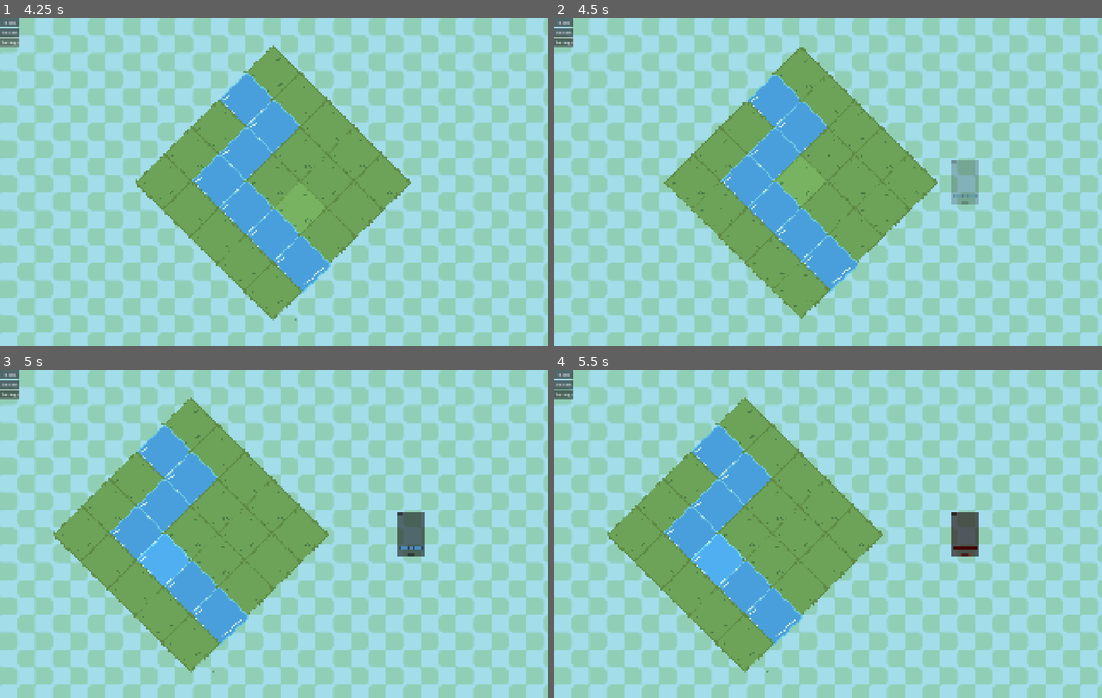
Above: before the commit, frames 1-4 (two rows, left to right).
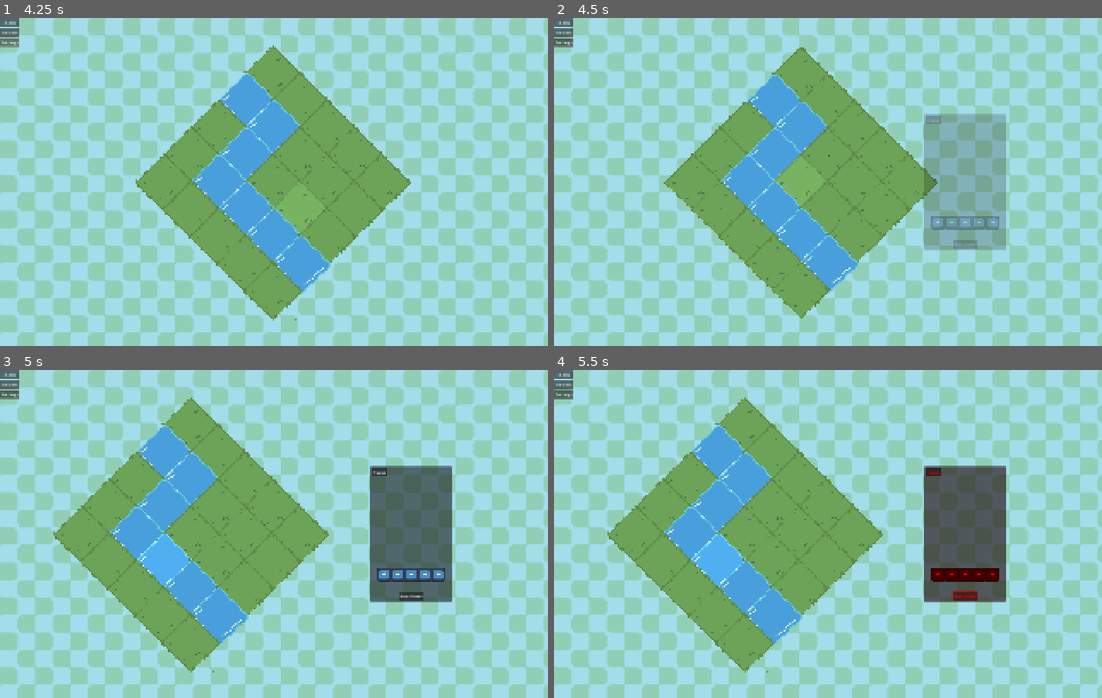
Above: after the commit, the same moments.

Repository: team-fow/riviver
Game: Godot game, scene res://Scenes/level/level.tscn
Same seed, same stepped clock (60 frames per second), same inputs: the game is played once before the commit and once after it. The project has no main scene, so this scene is started directly. The engine's default icon, where the game draws it, is replaced by a stand-in: a white triangle on a blue panel in a dark square.
Inputs (mouse positions are in pixels of both pictures, inside the frame that each line leads up to):
- Up to frame 1 (4.25 s): click "Restart" at 0.5 s; click "Restart" at 1.25 s; click "Restart" at 2 s; click "Back" at 2.75 s; click "Settings" at 3.5 s
- Up to frame 2 (4.5 s): drag from (855, 155) to (745, 208) at 4.27 s
- Up to frame 3 (5 s): no input
- Up to frame 4 (5.5 s): click "Run Water" at 5 s

Frame 1 is identical in both runs. In frame 2, 5.6% of the frame differs, in the area x 67-83%, y 29-71%; in frame 3, 5.6%; in frame 4, 5.6%.

Commit message:
Water Minigame Size Fixed + Draggable Swing

Diff:
--- a/Scenes/Draggable/draggable.gd
+++ b/Scenes/Draggable/draggable.gd
@@ -6,7 +6,7 @@
 
 var held: bool = false
 var hovered: bool = false
-const HOVERED_SCALE := Vector2(1.25, 1.25)
+var curr_tween: Tween
 
 
 # Handles clicking and dragging
@@ -14,7 +14,14 @@
 	if held:
 		if event is InputEventMouseMotion:
 			global_position = get_global_mouse_position()
+			var mouse_velocity_x: float = event.screen_velocity.x
+			if curr_tween: curr_tween.kill()
+			curr_tween = get_tree().create_tween()
+			curr_tween.tween_property(self, "rotation_degrees", mouse_velocity_x*9.0/100.0, 0.1)
 		elif event.is_action_released("click"):
+			if curr_tween: curr_tween.kill()
+			curr_tween = get_tree().create_tween()
+			curr_tween.tween_property(self, "rotation_degrees", 0, 0.05)
 			drop()
 	else:
 		if event.is_action_pressed("click") && hovered:
--- a/Scenes/minigames/water_minigame/water_minigame.tscn
+++ b/Scenes/minigames/water_minigame/water_minigame.tscn
@@ -8,6 +8,7 @@
 size = Vector2(290, 290)
 
 [node name="WaterMinigame" type="Node2D"]
+scale = Vector2(3, 3)
 script = ExtResource("1_apnnh")
 start_point = Vector2i(2, 0)
 end_point = Vector2i(2, 4)
